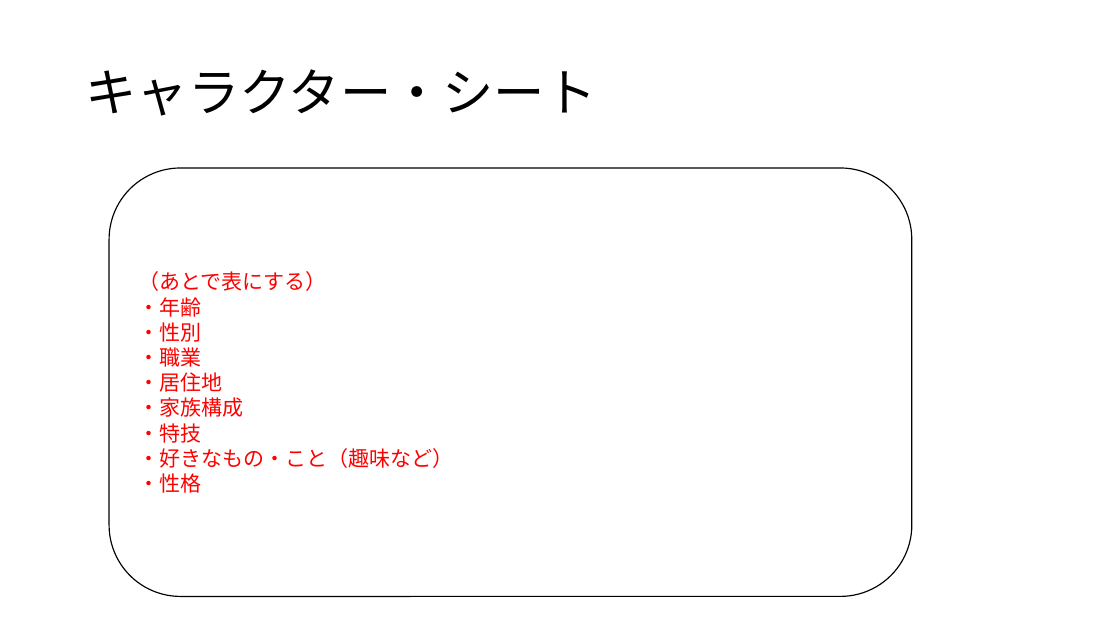
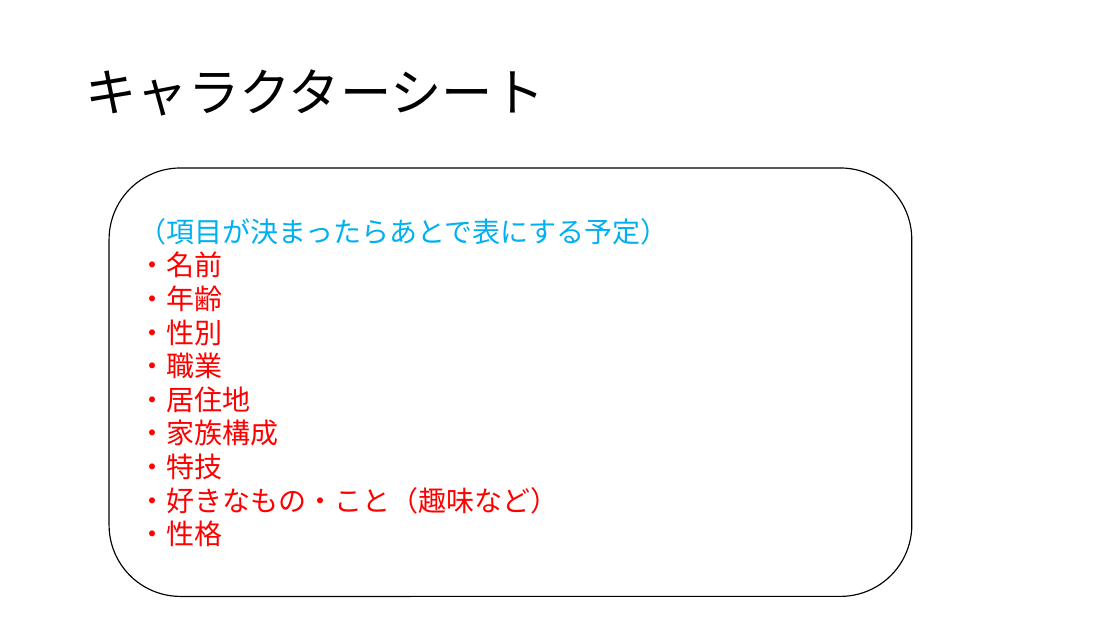
Before and after one commit to oyamadashin/remote, a slide deck: slide 2 of ゲーミングに使うあれこれ/プレイヤーへの指示/E_物語作成用の様式.pptx. Drawn at 1120x630 pixels with LibreOffice and Linux fonts; fonts in the diff are those of the drawing. Boxes give left, top, right and bottom in pixels: in the first picture for what was removed or moved away, otherwise in the second. Text is boxed around its words. In the diff, an @@ line names an element or a change of style, - is before the commit and + after.

```diff
--- a/ゲーミングに使うあれこれ/プレイヤーへの指示/E_物語作成用の様式.pptx
+++ b/ゲーミングに使うあれこれ/プレイヤーへの指示/E_物語作成用の様式.pptx
@@ title at bbox=[85, 69, 544, 116]: text changed @@
-キャラクター・シート
+キャラクターシート
@@ text in rounded rectangle at bbox=[138, 218, 668, 278]: text changed; size 18 to 24 pt; text colour #FF0000 to #00B0F0 @@
-（あとで表にする）
+（項目が決まったらあとで表にする予定）
+・名前
@@ text in rounded rectangle at bbox=[138, 285, 558, 547]: size 18 to 24 pt in "・年齢", "・性別", "・職業", "・居住地" and 4 more places @@
```
Also in this commit, not shown: 2 other slides changed, 1 slide added, 6 other files.
